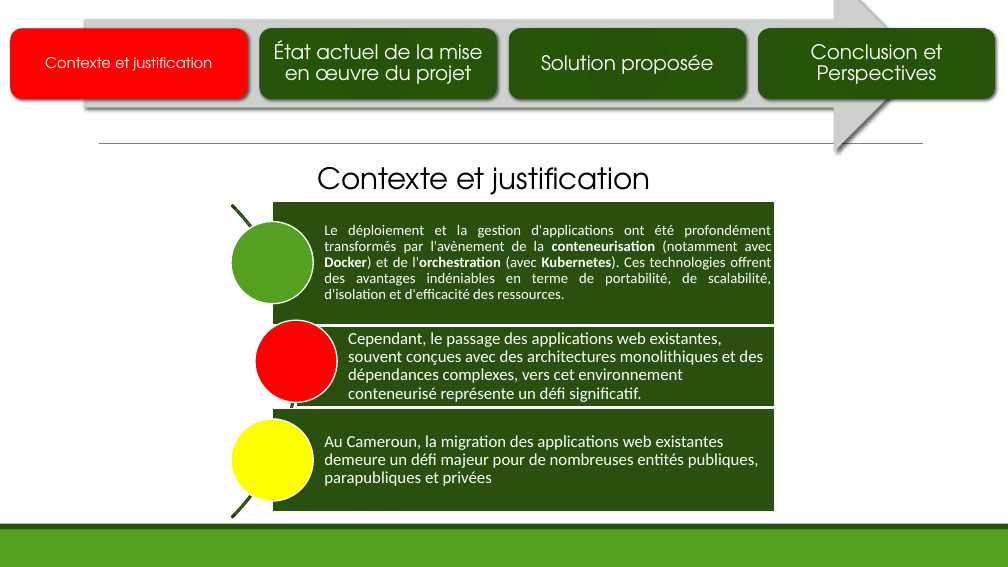
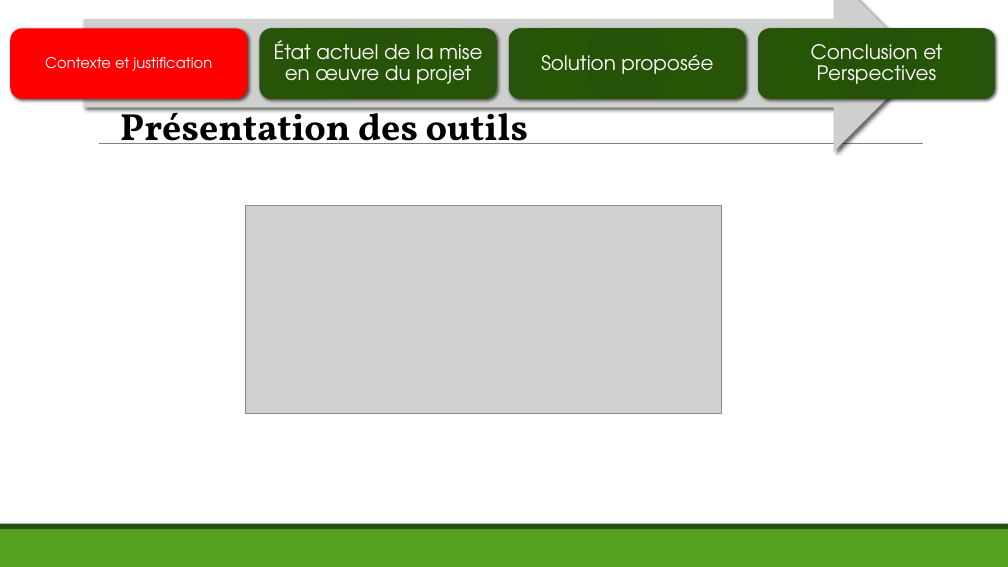
Before and after one commit to dahiroumohamadou/projet-memo-m2, a slide deck: slide 10 of Presentation.pptx (slide 4 before the commit). Drawn at 1008x567 pixels with LibreOffice and Linux fonts; fonts in the diff are those of the drawing; grey boxes stand for pictures. Boxes give left, top, right and bottom in pixels: in the first picture for what was removed or moved away, otherwise in the second. Text is boxed around its words. In the diff, an @@ line names an element or a change of style, - is before the commit and + after.

```diff
--- a/Presentation.pptx
+++ b/Presentation.pptx
@@ text added at <box>120,104,529,144</box>, 36 pt, text #000000, bold @@
+Présentation des outils
@@ text removed at <box>317,167,651,203</box> @@
-Contexte et justification
@@ picture added at <box>245,205,721,413</box> @@
@@ group removed at <box>0,140,775,567</box>: 3 rectangles, 3 texts, 3 ellipses, 1 arch (boxed as its full ring) @@
-Le déploiement et la gestion d'applications ont été profondément transformés par l'avènement de la conteneurisation (notamment avec Docker) et de l'orchestration (avec Kubernetes). Ces technologies offrent des avantages indéniables en terme de portabilité, de scalabilité, d'isolation et d'efficacité des ressources.
-Cependant, le passage des applications web existantes, souvent conçues avec des architectures monolithiques et des dépendances complexes, vers cet environnement conteneurisé représente un défi significatif.
-Au Cameroun, la migration des applications web existantes demeure un défi majeur pour de nombreuses entités publiques, parapubliques et privées
```
Also in this commit, not shown: 1 other slide changed, 9 slides added, 9 other files.
